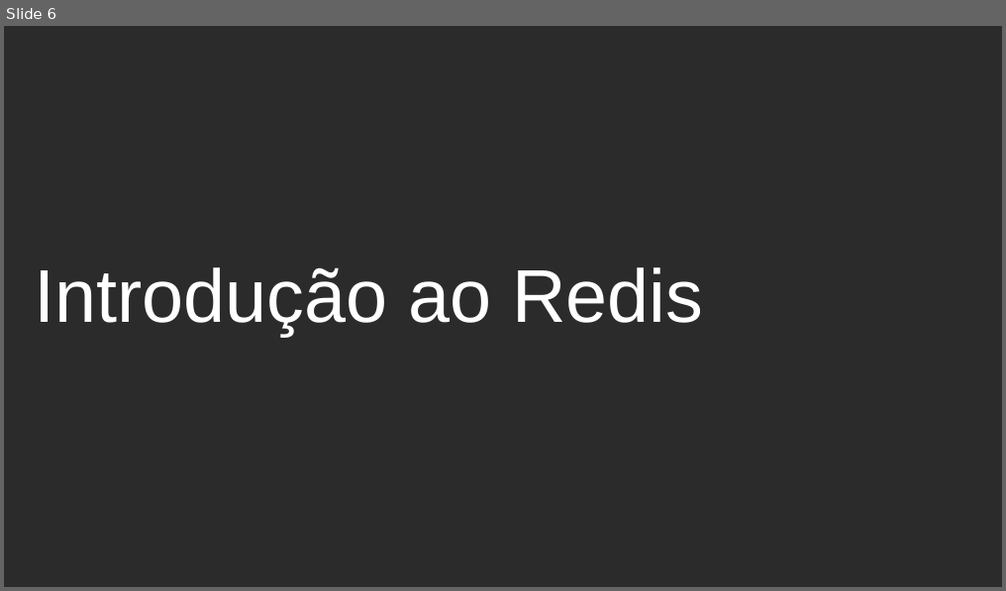
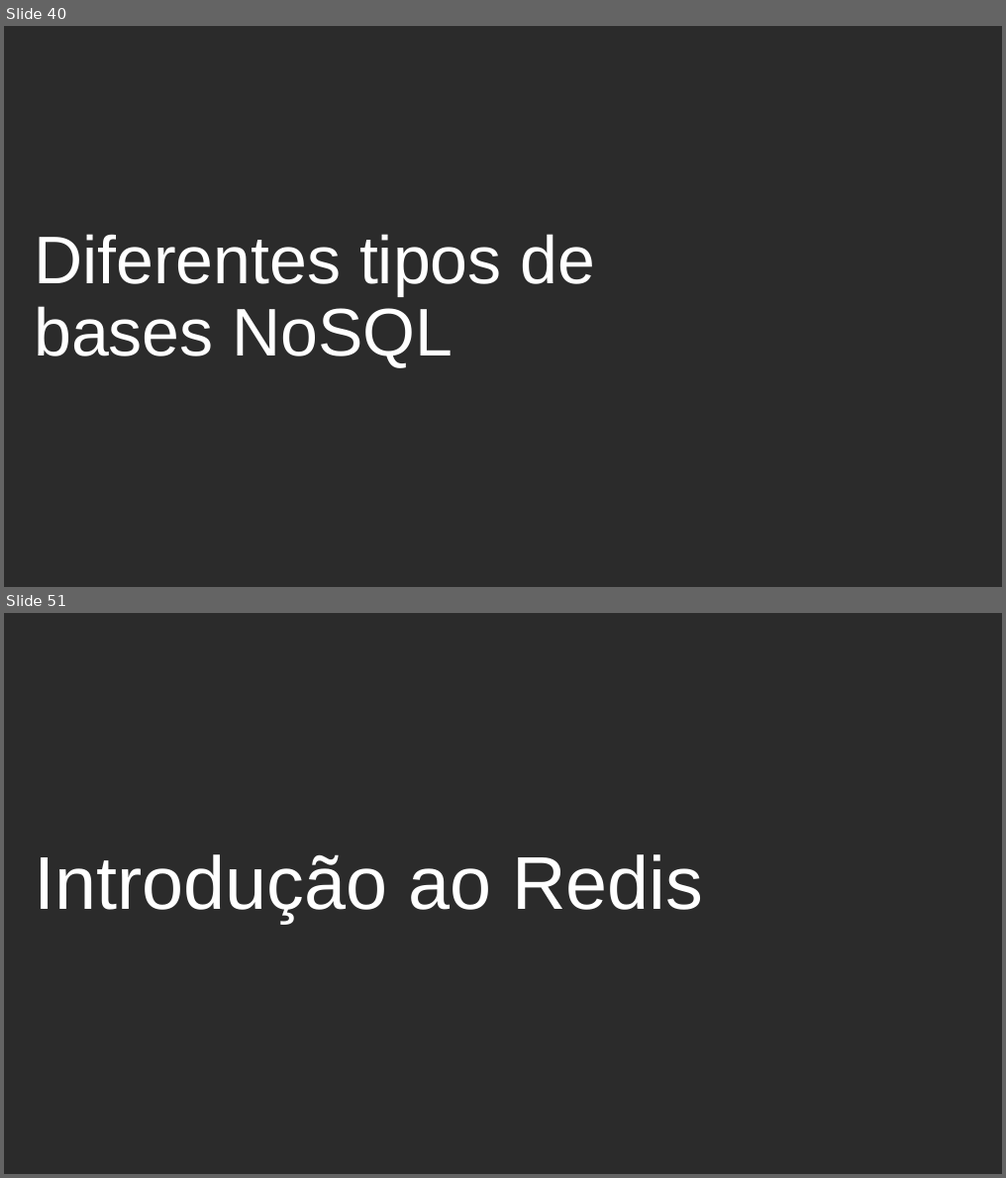
Before and after one commit to dougspadottoemc/Redis-HandsOn, a slide deck: slides/00_Introducao a NoSQL e Redis.pptx. Shown one above the other, each under a label of ours: slide 6 before the commit, slides 40 and 51 after it; the slides between them are not shown. The pictures are 1006x591 and 1006x1178 pixels, drawn with LibreOffice and Linux fonts; fonts in the diff are those of the drawing; background and template pictures are left out; a plain dark background stands for a picture behind light text. Boxes give left, top, right and bottom in pixels: in the first picture for what was removed or moved away, otherwise in the second. Text is boxed around its words. In the diff, an @@ line names an element or a change of style, - is before the commit and + after.

```diff
--- a/slides/00_Introducao a NoSQL e Redis.pptx
+++ b/slides/00_Introducao a NoSQL e Redis.pptx
@@ slide 40 added at (4, 26, 1002, 587), background picture (left out) @@
@@ title added at (34, 234, 596, 369), 48.6 pt, text #FFFFFF @@
+Diferentes tipos de bases NoSQL
@@ what was slide 6 is now slide 51 @@
```
Also in this commit, not shown: 1 slide changed, 45 other slides added, 4 slides removed.
